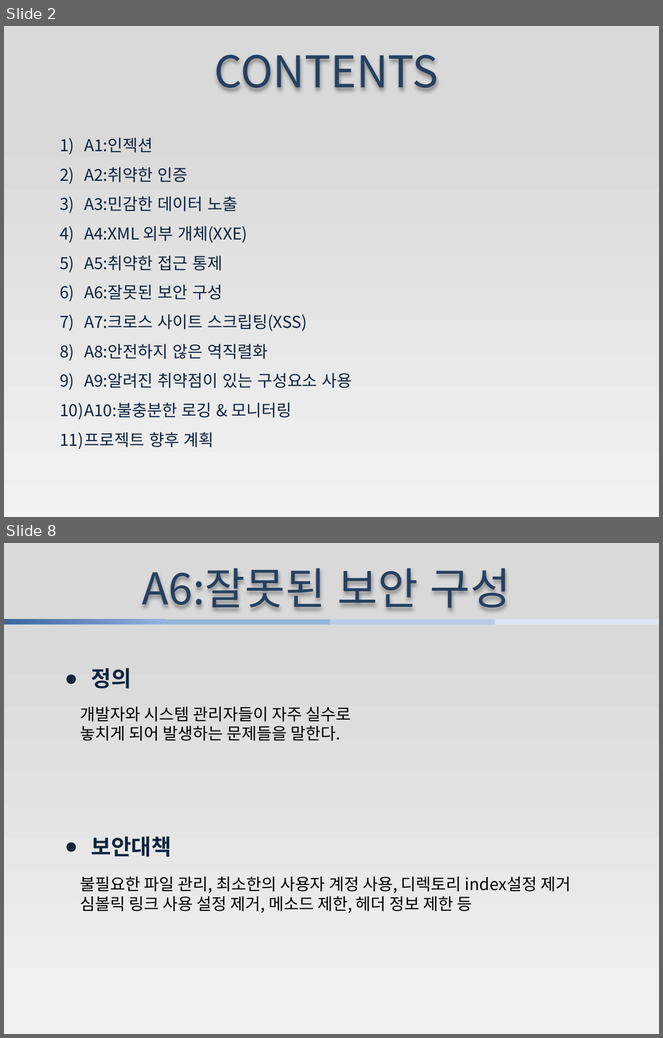
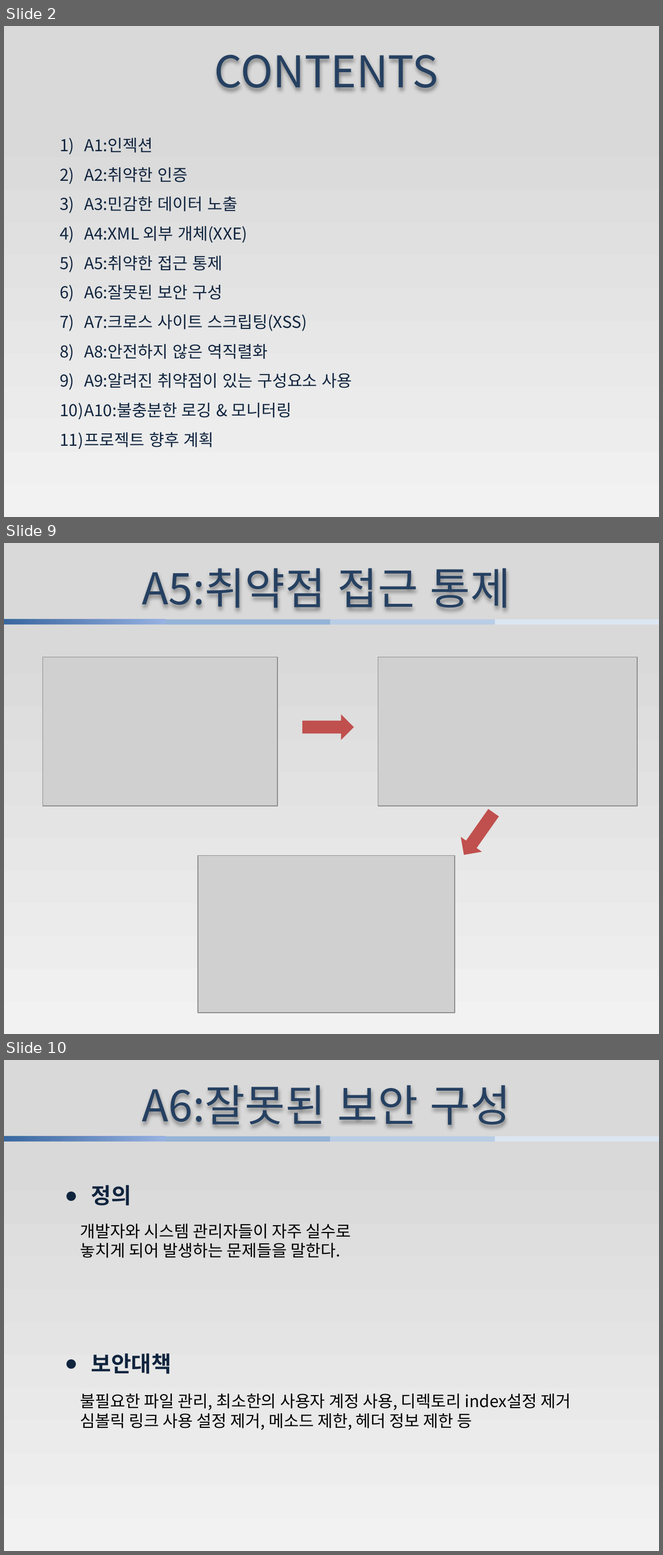
Before and after one commit to jungyohan731/han, a slide deck: 프로젝트 보고서.pptx. Shown one above the other, each under a label of ours: slides 2 and 8 before the commit, slides 2, 9 and 10 after it; the slides between them are not shown. The pictures are 663x1038 and 663x1555 pixels, drawn with LibreOffice and Linux fonts; fonts in the diff are those of the drawing; grey boxes stand for pictures. Boxes give left, top, right and bottom in pixels: in the first picture for what was removed or moved away, otherwise in the second. Text is boxed around its words. In the diff, an @@ line names an element or a change of style, - is before the commit and + after.

```diff
--- a/프로젝트 보고서.pptx
+++ b/프로젝트 보고서.pptx
@@ slide 9 added at bbox=[4, 543, 659, 1034], background gradient #D9D9D9 to #F2F2F2 @@
@@ text added at bbox=[142, 568, 511, 611], 48 pt, text #254061 @@
+A5:취약점 접근 통제
@@ rectangle added at bbox=[4, 619, 165, 625], fill gradient #9AB5E4 to #265A99 to #E1E8F5 @@
@@ rectangle added at bbox=[165, 619, 330, 625], fill #95B3D7 @@
@@ rectangle added at bbox=[330, 619, 495, 625], fill #B9CDE5 @@
@@ rectangle added at bbox=[495, 619, 659, 625], fill #DCE6F2 @@
@@ picture added at bbox=[42, 657, 277, 806] @@
@@ picture added at bbox=[378, 657, 637, 806] @@
@@ right arrow added at bbox=[302, 715, 354, 740], fill #C0504D @@
@@ right arrow added at bbox=[453, 805, 504, 862], fill #C0504D @@
@@ picture added at bbox=[198, 856, 455, 1013] @@
@@ what was slide 8 is now slide 10 @@
```
Also in this commit, not shown: 2 slides changed, 4 other slides added, 4 slides removed, 1 other file.
